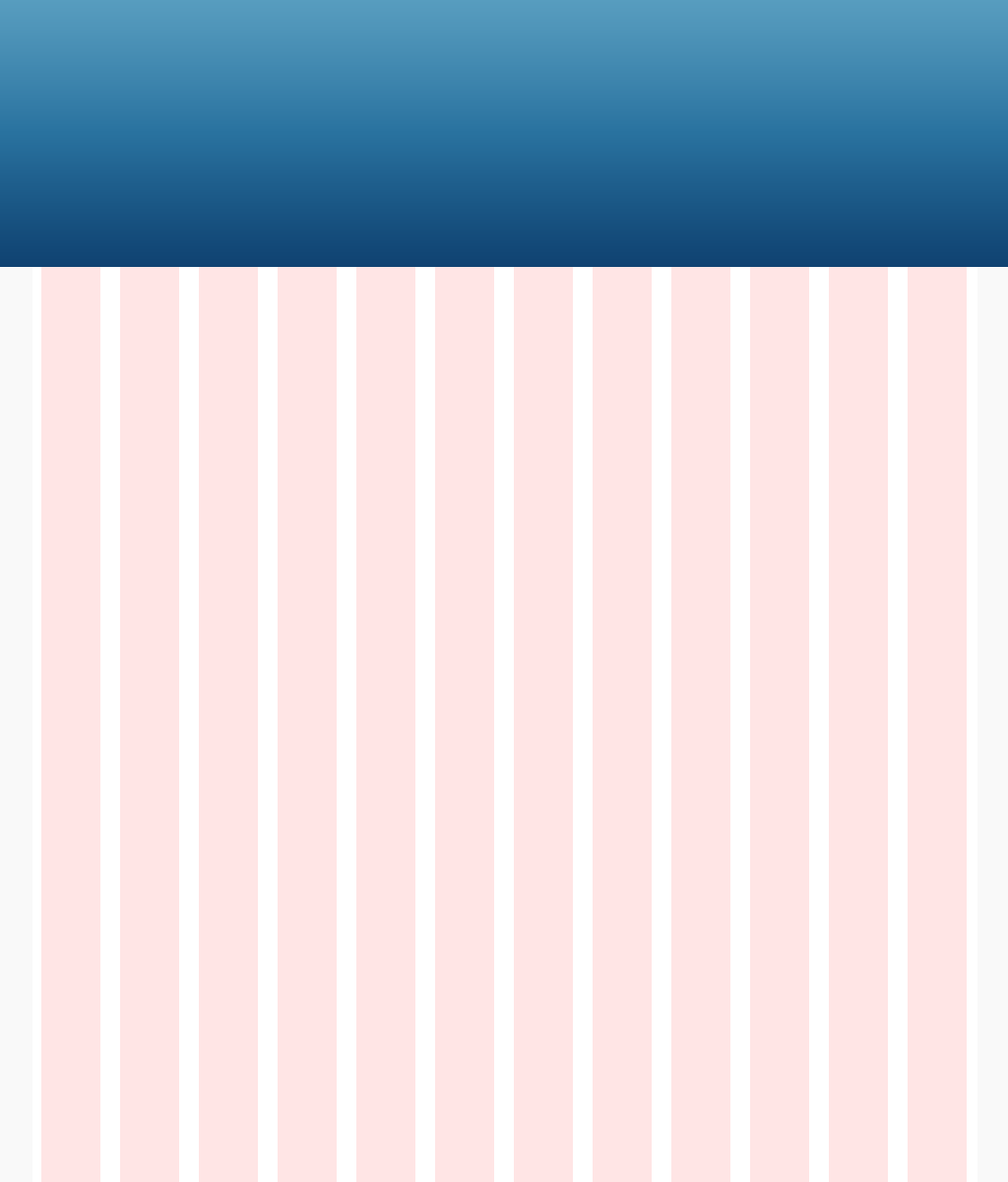
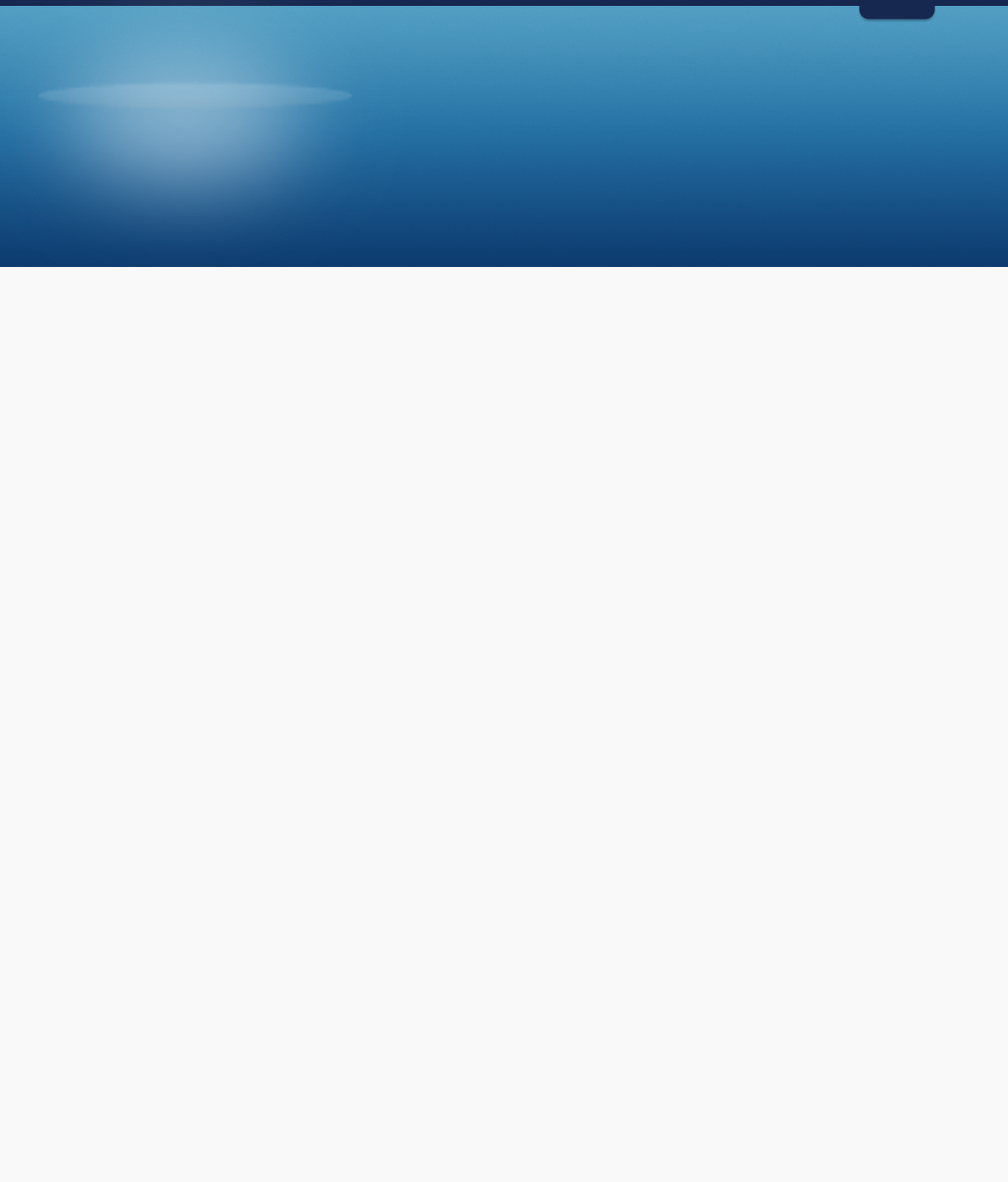
Comparing the layer stacks of the two 1008px x 1182px images. Changes:
added layer "logo_2" (67%) above "logo1" over [37, 80, 353, 111]
added layer "logo1" (54%) above "Shape 2" over [0, 0, 403, 291]
added layer "Shape 2" above "Shape 1" over [858, 0, 936, 20]
added layer "Shape 1" above "top2" over [0, 0, 1008, 6]
"top2": opacity 100% → 17%, blend normal → hard light, painted on it over [0, 0, 1008, 267]
hid "Layer 2" over [32, 3, 978, 1182]
